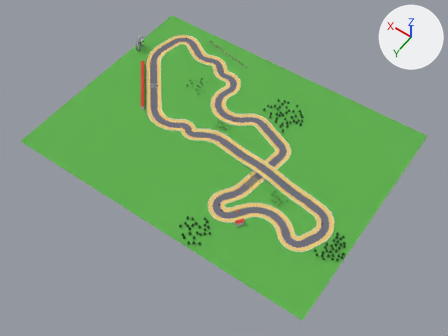
The glTF model assets/tracks/brands-patch/brands-patch.glb: old version first, new version second.
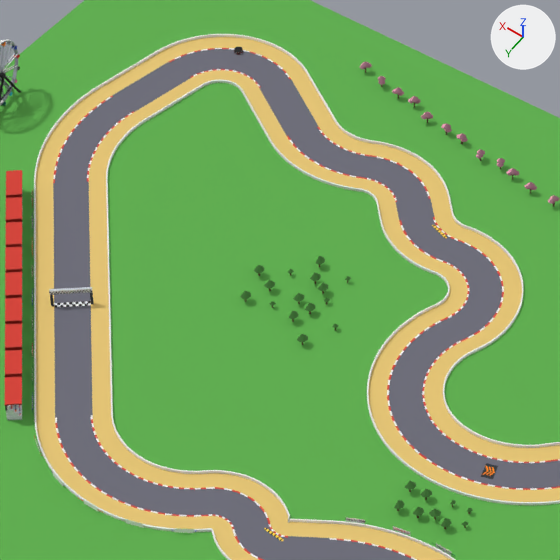
Each version appears first whole from a 50 mm camera at (-542.0, 552.0, 754.0) aimed at (-190.0, 59.0, -21.0), and next in a close-up on the part from 31% to 55% of the width and 8% to 41% of the height. Lighting does not change. The marker at upper right points along +X, +Y and +Z. The first two pictures are the older version. Where no turn or scale is listed for an object, it has been applied to the vertices.

Objects in the first close-up: 'Asphalt', 'Grandstand.kerb-red', 'Grass', 'SandLeft', 'SandRight', 'WallLeft', 'WallRight', 'Woods.blossom-shade', 'Woods.canopy-shade', 'Woods.grass' and 61 more.
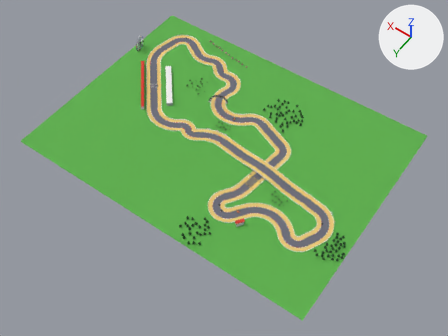
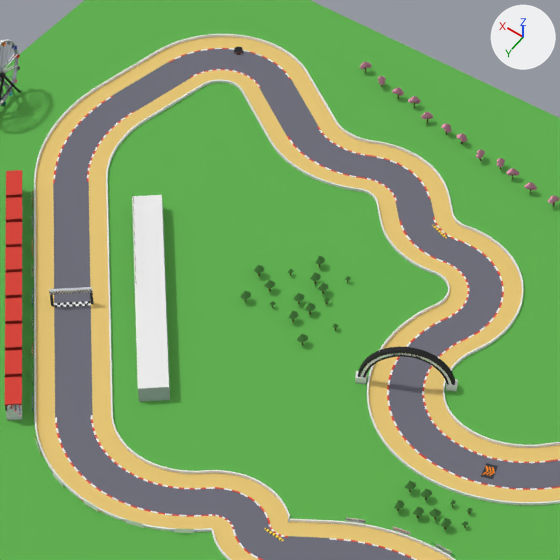
Changed parts and their boxes (x1, y1, x2, y2) in the close-ups (560 x 560 px):
'Prop.pits.wall', added: after (132, 195, 169, 389)
'Prop.pits.stand-plinth', added: after (138, 203, 170, 402)
'Prop.arch.tyre', added: after (358, 347, 452, 384)
'Prop.arch.tyre-shade', added: after (406, 347, 455, 384)
'Prop.arch.kerb-white', added: after (360, 353, 452, 385)
'Prop.arch.tyre-face', added: after (358, 351, 455, 385)
'Prop.arch.wall', added: after (355, 371, 458, 391)

The change, as a diff of the scene's bpy script:
```diff
--- a/assets/tracks/brands-patch/brands-patch.glb.py
+++ b/assets/tracks/brands-patch/brands-patch.glb.py
@@ me_prop_pits_wall @@
+me_prop_pits_wall.from_pydata([(-52.7, 14.5, 6.0), (5.2, -54.4, 6.0), (12.8, -48.0, 6.0), (-45.0, 21.0, 6.0)], [], [(0, 1, 2), (0, 2, 3)])
+me_prop_pits_wall.materials.append(mat_wall)  # white #f0f0f0
@@ me_prop_pits_stand_plinth @@
+me_prop_pits_stand_plinth.from_pydata([(-52.7, 14.5, 5.4), (-45.0, 21.0, 5.4), (-45.0, 21.0, 0.0), (-52.7, 14.5, 0.0), (5.2, -54.4, 0.0), (5.2, -54.4, 5.4), (-52.7, 14.5, 6.0), (-45.0, 21.0, 6.0), (12.8, -48.0, 5.4), (12.8, -48.0, 6.0), (5.2, -54.4, 6.0)], [], [(0, 1, 2), (0, 2, 3), (4, 5, 0), (4, 0, 3), (6, 7, 1), (6, 1, 0), (5, 8, 9), (5, 9, 10), (5, 10, 6), (5, 6, 0), (1, 7, 9), (1, 9, 8)])
+me_prop_pits_stand_plinth.materials.append(mat_stand_plinth)  # light grey #b4bac2
@@ ob_prop_pits_wall @@
+ob_prop_pits_wall = bpy.data.objects.new('Prop.pits.wall', me_prop_pits_wall)
+ob_prop_pits_wall.location = (0.0, 0.0, 0.0)
@@ ob_prop_pits_stand_plinth @@
+ob_prop_pits_stand_plinth = bpy.data.objects.new('Prop.pits.stand-plinth', me_prop_pits_stand_plinth)
+ob_prop_pits_stand_plinth.location = (0.0, 0.0, 0.0)
@@ ob_prop_arch_wall @@
+ob_prop_arch_wall = bpy.data.objects.new('Prop.arch.wall', me_prop_arch_wall)  # 16 vertices, 20 faces; spans x -125.6..-95.3, y -44.7..-26.1, z 0.4..2.4; in mat_wall (white #f0f0f0)
+ob_prop_arch_wall.location = (0.0, 0.0, 0.0)
@@ ob_prop_arch_tyre_shade @@
+ob_prop_arch_tyre_shade = bpy.data.objects.new('Prop.arch.tyre-shade', me_prop_arch_tyre_shade)  # 76 vertices, 72 faces; spans x -124.9..-98.1, y -44.0..-28.0, z 0.0..16.0; in mat_tyre_shade (black #121214)
+ob_prop_arch_tyre_shade.location = (0.0, 0.0, 0.0)
@@ ob_prop_arch_tyre_face @@
+ob_prop_arch_tyre_face = bpy.data.objects.new('Prop.arch.tyre-face', me_prop_arch_tyre_face)  # 100 vertices, 96 faces; spans x -124.9..-95.9, y -44.0..-26.8, z 0.0..16.0; in mat_tyre_face (dark grey #2e2e32)
+ob_prop_arch_tyre_face.location = (0.0, 0.0, 0.0)
@@ ob_prop_arch_tyre @@
+ob_prop_arch_tyre = bpy.data.objects.new('Prop.arch.tyre', me_prop_arch_tyre)  # 226 vertices, 216 faces; spans x -124.3..-95.9, y -43.7..-26.8, z 0.0..16.0; in mat_tyre (black #1a1a1d)
+ob_prop_arch_tyre.location = (0.0, 0.0, 0.0)
@@ ob_prop_arch_kerb_white @@
+ob_prop_arch_kerb_white = bpy.data.objects.new('Prop.arch.kerb-white', me_prop_arch_kerb_white)  # 100 vertices, 96 faces; spans x -124.2..-96.7, y -43.6..-27.3, z 0.0..15.0; in mat_kerb_white (white #f5f5f5)
+ob_prop_arch_kerb_white.location = (0.0, 0.0, 0.0)
```
